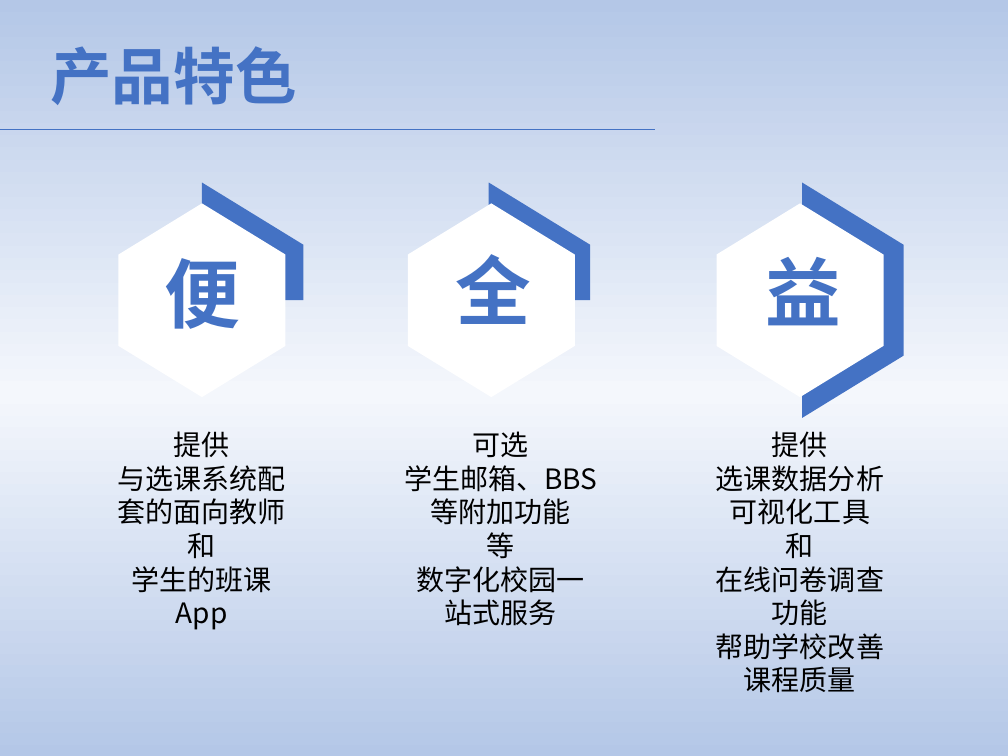
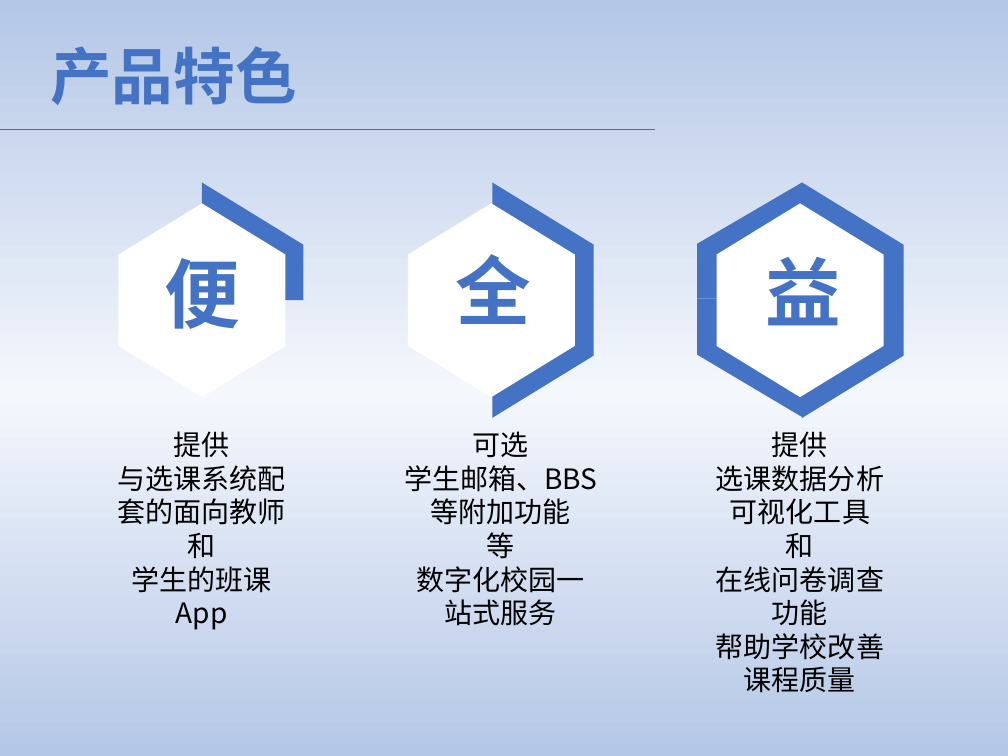
Before and after one commit to rhrgf/customer-show-task-1, a slide deck: slide 8 of 客户演示（第二小组）.pptx. Drawn at 1008x756 pixels with LibreOffice and Linux fonts; fonts in the diff are those of the drawing. Boxes give left, top, right and bottom in pixels: in the first picture for what was removed or moved away, otherwise in the second. Text is boxed around its words. In the diff, an @@ line names an element or a change of style, - is before the commit and + after.

```diff
--- a/客户演示（第二小组）.pptx
+++ b/客户演示（第二小组）.pptx
@@ freeform shape added at (492,182,594,418), fill #4472C4 @@
@@ freeform shape added at (697,182,802,298), fill #4472C4 @@
@@ freeform shape: place and size @@
-freeform shape at (489,182,591,300)
+freeform shape at (698,298,803,418)
```
Also in this commit, not shown: 3 other slides changed.
